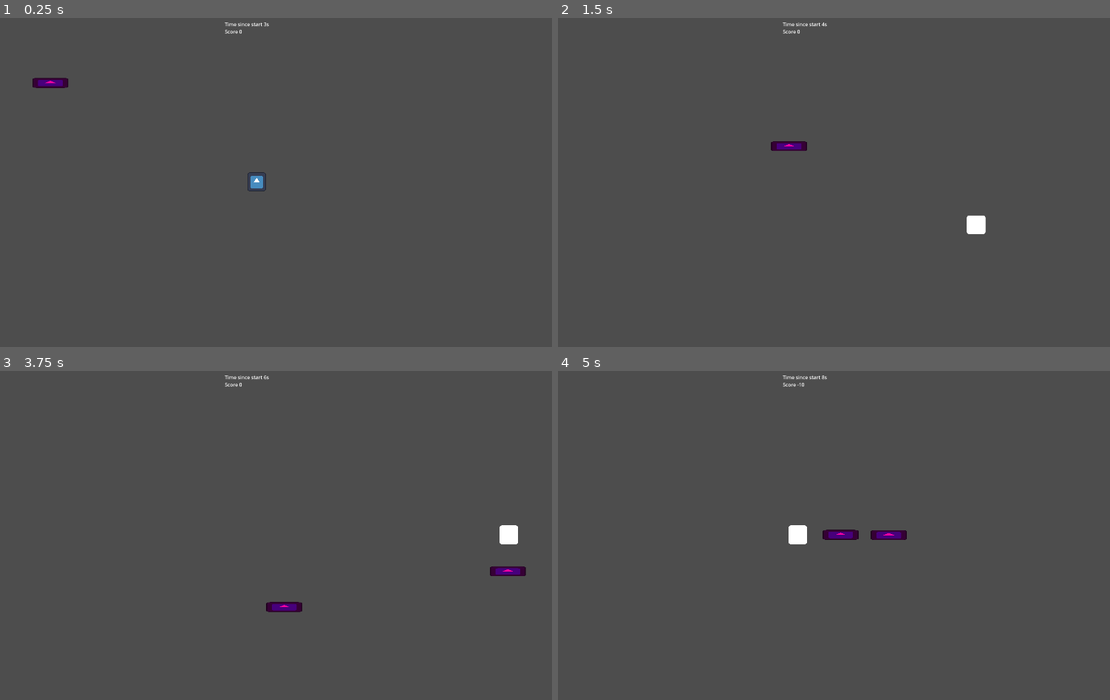
Above: before the commit, frames 1-4 (two rows, left to right).
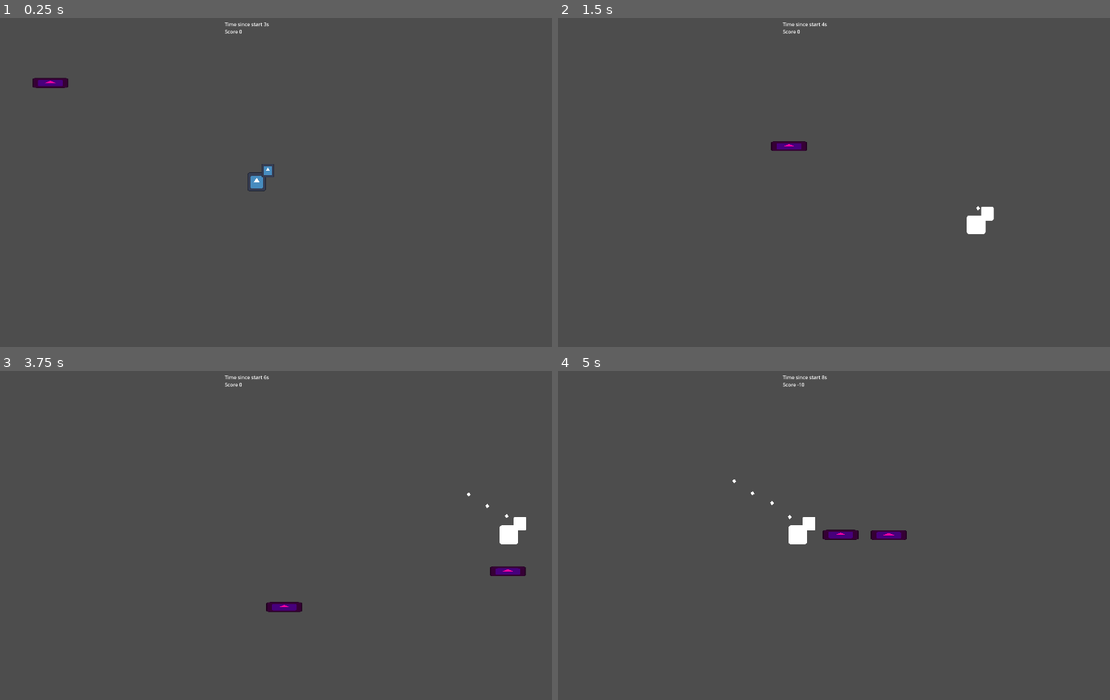
Above: after the commit, the same moments.

Repository: elVariable/gamejam
Game: Godot game, scene res://scenes/levels/main.tscn
Same seed, same stepped clock (60 frames per second), same inputs: the game is played once before the commit and once after it. The engine's default icon, where the game draws it, is replaced by a stand-in: a white triangle on a blue panel in a dark square.
Inputs:
- Up to frame 1 (0.25 s): no input
- Up to frame 2 (1.5 s): hold D (Right) 0.53-1.28 s; tap U (Fire0) at 0.6 s; hold S (Down) from 1.28 s (still down); tap I (Fire1) at 1.35 s
- Up to frame 3 (3.75 s): release S (Down) at 2.03 s; hold D (Right) 2.03-2.78 s; tap O (Fire2) at 2.1 s; hold W (Up) 2.78-3.53 s; tap P (Fire3) at 2.85 s; hold A (Left) from 3.53 s (still down); tap U (Fire0) at 3.6 s
- Up to frame 4 (5 s): keep holding A (Left); tap I (Fire1) at 4.35 s

The runs differ from the first frame. In frame 1, less than 0.1% of the frame differs, in the area x 47-50%, y 44-49%; in frame 2, less than 0.1%; in frame 3, 0.1%; in frame 4, 0.1%, in the area x 31-47%, y 32-49%.

Commit message:
Give weapon to player

Diff:
--- a/scenes/prefabs/player.tscn
+++ b/scenes/prefabs/player.tscn
@@ -1,7 +1,8 @@
-[gd_scene load_steps=4 format=3 uid="uid://culh4svls8ec1"]
+[gd_scene load_steps=5 format=3 uid="uid://culh4svls8ec1"]
 
 [ext_resource type="Texture2D" uid="uid://p22jssbmru7k" path="res://icon.svg" id="1_25fj7"]
 [ext_resource type="Script" path="res://scripts/player.gd" id="1_plbun"]
+[ext_resource type="PackedScene" uid="uid://waymfxg1fs2a" path="res://scenes/prefabs/weapon.tscn" id="3_occfi"]
 
 [sub_resource type="RectangleShape2D" id="RectangleShape2D_fx6f5"]
 size = Vector2(62, 62)
@@ -27,4 +28,7 @@
 position = Vector2(-0.5, 1)
 shape = SubResource("RectangleShape2D_fx6f5")
 
+[node name="Weapon" parent="." instance=ExtResource("3_occfi")]
+position = Vector2(38, -33)
+
 [connection signal="body_entered" from="Collision" to="." method="_on_collision_body_entered"]
